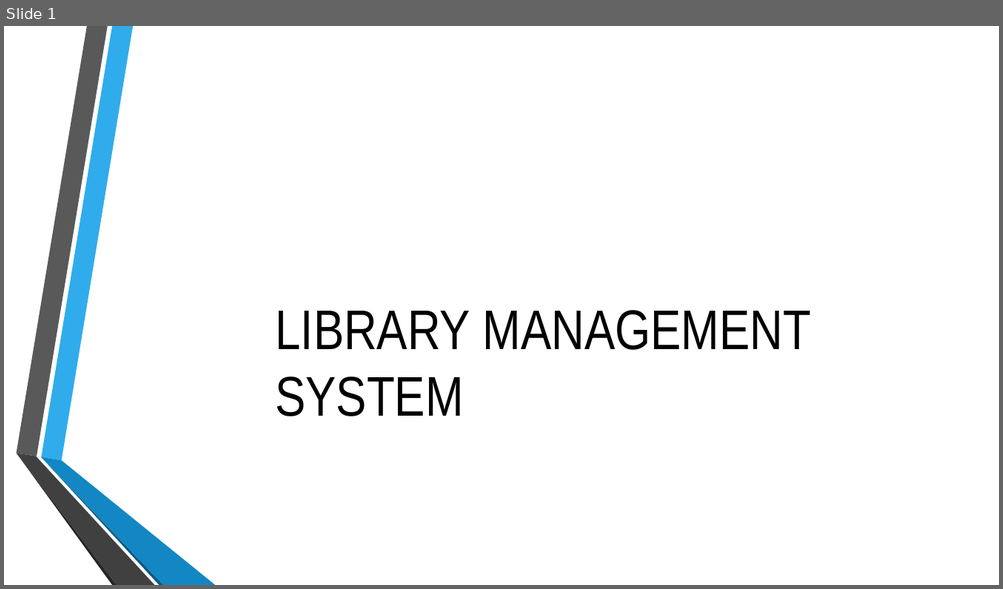
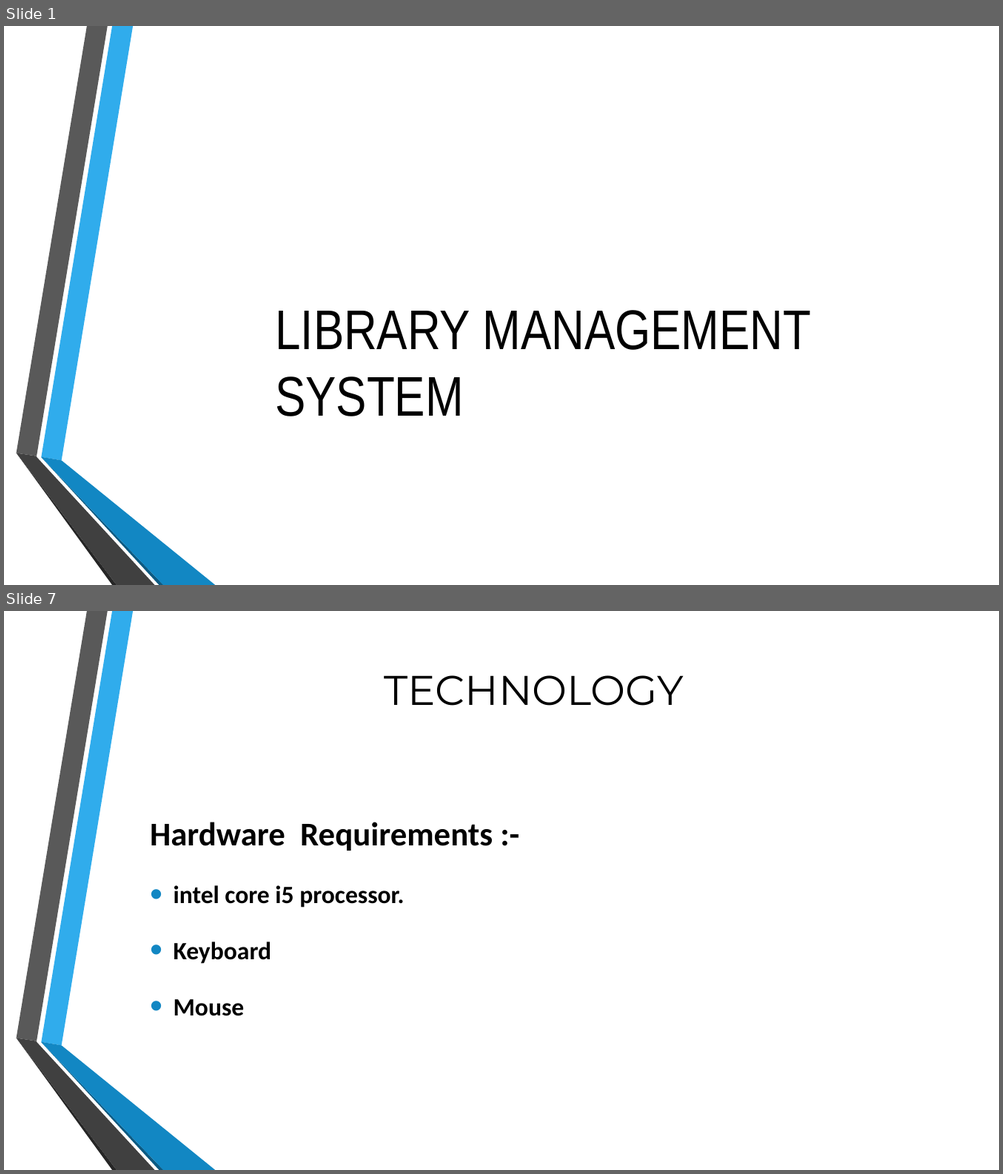
Before and after one commit to Vruchi0321/Hibernate_Project, a slide deck: LMS.pptx. Shown one above the other, each under a label of ours: slide 1 before the commit, slides 1 and 7 after it; the slides between them are not shown. The pictures are 1003x589 and 1003x1174 pixels, drawn with LibreOffice and Linux fonts; fonts in the diff are those of the drawing; background and template pictures are left out. Boxes give left, top, right and bottom in pixels: in the first picture for what was removed or moved away, otherwise in the second. Text is boxed around its words. In the diff, an @@ line names an element or a change of style, - is before the commit and + after.

```diff
--- a/LMS.pptx
+++ b/LMS.pptx
@@ slide 7 added at [4, 611, 999, 1170], background picture (left out); not listed: 6 template elements that a slide beside it also shows @@
@@ title added at [384, 675, 683, 706], 40 pt, text #000000 @@
+TECHNOLOGY
@@ text added at [150, 822, 492, 1017], 24 pt, text #000000, bold @@
+Hardware Requirements :-
+• intel core i5 processor.
+• Keyboard
+• Mouse
```
Also in this commit, not shown: 3 slides changed, 5 other slides added, 9 slides removed.
